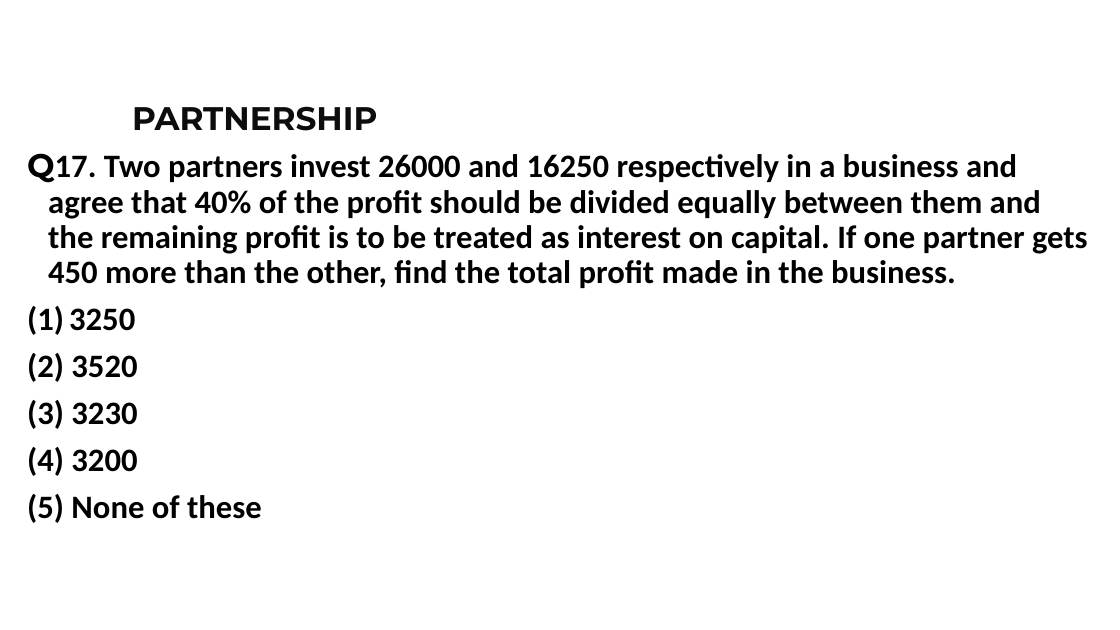
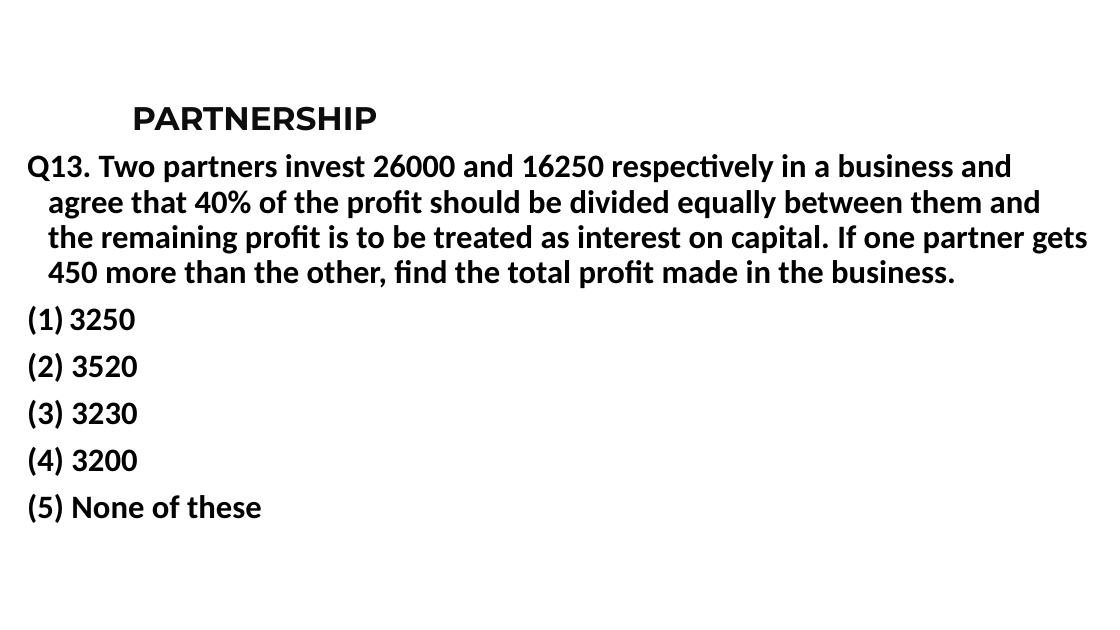
Before and after one commit to Harshita251005/BE-CSE-3RD-YEAR, a slide deck: slide 29 of NALR/11. Partnership.pptx (slide 37 before the commit). Drawn at 1120x630 pixels with LibreOffice and Linux fonts; fonts in the diff are those of the drawing; background and template pictures are left out. Boxes give left, top, right and bottom in pixels: in the first picture for what was removed or moved away, otherwise in the second. Text is boxed around its words. In the diff, an @@ line names an element or a change of style, - is before the commit and + after.

```diff
--- a/NALR/11. Partnership.pptx
+++ b/NALR/11. Partnership.pptx
@@ text at (27,154,1088,288): text changed @@
-Q17. Two partners invest 26000 and 16250 respectively in a business and agree that 40% of the profit should be divided equally between them and the remaining profit is to be treated as interest on capital. If one partner gets 450 more than the other, find the total profit made in the business.
+Q13. Two partners invest 26000 and 16250 respectively in a business and agree that 40% of the profit should be divided equally between them and the remaining profit is to be treated as interest on capital. If one partner gets 450 more than the other, find the total profit made in the business.
```
Also in this commit, not shown: 38 other slides changed, 1 slide added, 16 slides removed, 24 other files.
